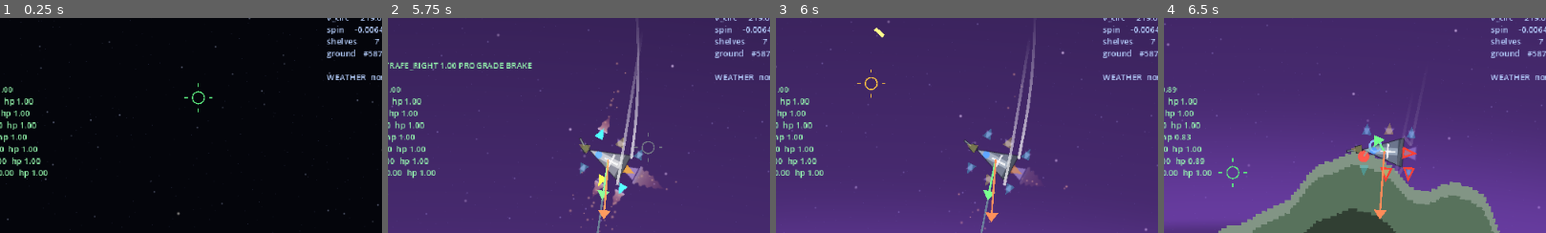
Above: before the commit, frames 1-4 (left to right).
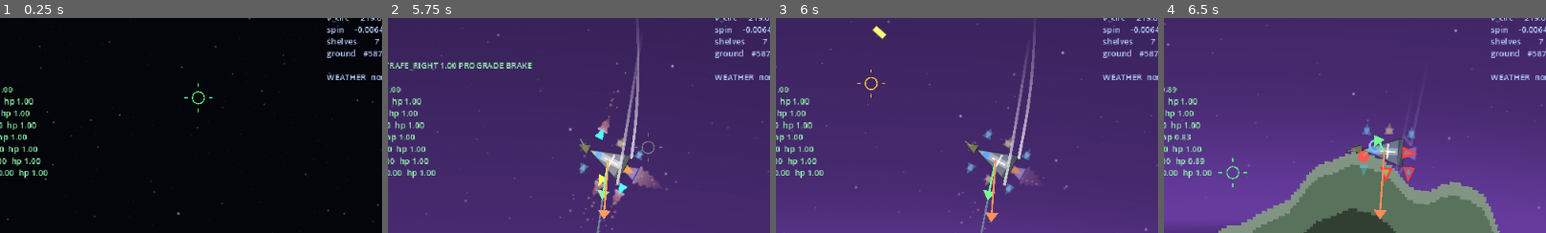
Above: after the commit, the same moments.

Repository: wroniasty/stardust
Game: Godot game, scene res://scenes/world.tscn
Same seed, same stepped clock (60 frames per second), same inputs: the game is played once before the commit and once after it.
Inputs (mouse positions are % of the whole screen's width and height, from its top left):
- Up to frame 1 (0.25 s): no input
- Up to frame 2 (5.75 s): tap Enter (ui_accept) at 0.5, 0.77, 3.77 s; move the mouse to (72, 45) at 0.52 s; hold D (rotate_right) 0.53-1.25 s; hold B (boost) 0.53-1.25 s; click (72, 45) at 0.67 s; drag from (30, 55) to (45, 70) at 1.27 s; move the mouse to (60, 28) at 2.02 s; hold D (rotate_right) 2.03-2.75 s; tap Left (camera_rotate_left) at 2.1 s; drag from (45, 70) to (20, 35) at 2.77 s; move the mouse to (80, 65) at 3.52 s; hold A (rotate_left) 3.53-4.25 s; hold = (camera_zoom_in) 3.53-4.25 s; drag from (20, 35) to (35, 25) at 4.27 s; move the mouse to (55, 50) at 5.02 s; hold Z (brake) from 5.03 s (still down); hold Home (hold_prograde) from 5.03 s (still down); click (55, 50) at 5.17 s
- Up to frame 3 (6 s): release Z (brake) at 5.75 s; release Home (hold_prograde) at 5.75 s; drag from (35, 25) to (30, 55) at 5.77 s
- Up to frame 4 (6.5 s): no input
The pictures show only the part of the screen within x 21-71%, y 19-69%; the shares and areas given below are measured in that part.

Frames 1-2 are identical in both runs. In frame 3, 0.1% of the frame differs, in the area x 25-29%, y 3-10%; in frame 4, nothing differs.

Commit message:
Crates, rounds and rockets stop being polygons
Three small objects, one pattern: a `StripSprite` where the `Polygon2D`
was, painted by a colour the game already holds rather than by a colour
baked into the file.

The crate is the textbook hybrid ASSETLIST describes. Its silhouette never
changes, so it is a sprite; its colour is `rarity_color_of()`, which is the
one thing about a find that is readable from orbit, so it is a `modulate`.
One white box covers all five grades instead of five files, and the halo
behind it stays procedural because it is that same colour at a quarter
alpha and nothing else.

Rounds gained `tint` and `look_key`, both on the scene. `tint` is one field
doing two jobs on purpose: it paints the sprite and it colours the light
the round throws, so a glow can always be traced back to the thing casting
it. That used to be read off the body polygon's `color`, which worked right
up until the body stopped being a polygon.

`look_key` is a string naming a picture, which is exactly the kind of thing
that rots quietly, so the test walks the weapon catalogue rather than the
two scenes: every weapon in the game has to resolve to a picture, and a
scene nobody fires would pass a check written against the scenes.

The placeholder crate and missile are painted in greys now. A hue in the
file would be a second opinion about a colour the game computes.

Checked by eye as well: five crates in a row come out grey, silver, blue,
purple and gold without a single colour appearing in any PNG.

921 assertions pass.

Co-Authored-By: Claude Opus 5 <noreply@anthropic.com>

Diff:
--- a/scenes/loot_crate.tscn
+++ b/scenes/loot_crate.tscn
@@ -1,6 +1,7 @@
-[gd_scene load_steps=3 format=3]
+[gd_scene load_steps=4 format=3]
 
 [ext_resource type="Script" path="res://scripts/loot_crate.gd" id="1_crate"]
+[ext_resource type="Script" path="res://scripts/fx/strip_sprite.gd" id="2_strip"]
 
 [sub_resource type="CircleShape2D" id="CircleShape2D_pickup"]
 radius = 18.0
@@ -13,9 +14,8 @@
 color = Color(0.62, 0.64, 0.66, 0.25)
 polygon = PackedVector2Array(-11, -11, 11, -11, 11, 11, -11, 11)
 
-[node name="Body" type="Polygon2D" parent="."]
-color = Color(0.62, 0.64, 0.66, 1)
-polygon = PackedVector2Array(-6, -6, 6, -6, 6, 6, -6, 6)
+[node name="Body" type="Sprite2D" parent="."]
+script = ExtResource("2_strip")
 
 [node name="Pickup" type="CollisionShape2D" parent="."]
 shape = SubResource("CircleShape2D_pickup")
--- a/scenes/missile.tscn
+++ b/scenes/missile.tscn
@@ -1,6 +1,7 @@
-[gd_scene load_steps=3 format=3]
+[gd_scene load_steps=4 format=3]
 
 [ext_resource type="Script" path="res://scripts/missile.gd" id="1_missile"]
+[ext_resource type="Script" path="res://scripts/fx/strip_sprite.gd" id="2_strip"]
 
 [sub_resource type="CircleShape2D" id="CircleShape2D_missile"]
 radius = 2.5
@@ -10,14 +11,11 @@
 collision_mask = 1
 monitorable = false
 script = ExtResource("1_missile")
+tint = Color(1, 0.62, 0.35, 1)
+look_key = &"missile"
 
-[node name="Body" type="Polygon2D" parent="."]
-color = Color(1, 0.62, 0.35, 1)
-polygon = PackedVector2Array(-1.5, -4, 1.5, -4, 1.5, 4, -1.5, 4)
-
-[node name="Fin" type="Polygon2D" parent="."]
-color = Color(0.75, 0.78, 0.85, 1)
-polygon = PackedVector2Array(-3, 2, 3, 2, 1.5, 5, -1.5, 5)
+[node name="Body" type="Sprite2D" parent="."]
+script = ExtResource("2_strip")
 
 [node name="Shape" type="CollisionShape2D" parent="."]
 shape = SubResource("CircleShape2D_missile")
--- a/scenes/projectile.tscn
+++ b/scenes/projectile.tscn
@@ -1,6 +1,7 @@
-[gd_scene load_steps=3 format=3]
+[gd_scene load_steps=4 format=3]
 
 [ext_resource type="Script" path="res://scripts/projectile.gd" id="1_projectile"]
+[ext_resource type="Script" path="res://scripts/fx/strip_sprite.gd" id="2_strip"]
 
 [sub_resource type="CircleShape2D" id="CircleShape2D_round"]
 radius = 2.0
@@ -11,9 +12,8 @@
 monitorable = false
 script = ExtResource("1_projectile")
 
-[node name="Body" type="Polygon2D" parent="."]
-color = Color(1, 0.86, 0.45, 1)
-polygon = PackedVector2Array(-1, -3, 1, -3, 1, 3, -1, 3)
+[node name="Body" type="Sprite2D" parent="."]
+script = ExtResource("2_strip")
 
 [node name="Shape" type="CollisionShape2D" parent="."]
 shape = SubResource("CircleShape2D_round")
--- a/scripts/loot_crate.gd
+++ b/scripts/loot_crate.gd
@@ -88,7 +88,13 @@
 		# rendered frame, which is more often than physics.
 		set_process(grace > 0.0)
 
-@onready var _body: Polygon2D = $Body
+## The box itself, and the halo of its grade behind it.
+##
+## The textbook hybrid from ASSETLIST.md: the silhouette is fixed, so it is
+## a sprite, and the colour is a datum the game already holds, so it is a
+## `modulate` rather than five files. The halo stays procedural for the same
+## reason -- it is the rarity colour at a quarter alpha and nothing else.
+@onready var _body: StripSprite = $Body
 @onready var _glow: Polygon2D = $Glow
 
 
@@ -103,6 +109,7 @@
 	var ground: Planet = get_parent() as Planet
 	if ground != null:
 		ground.carved.connect(_on_ground_carved)
+	_body.show_strip(Projectile.looks().pick(null, &"crate"))
 	_paint()
 
 
@@ -146,7 +153,7 @@
 	if _body == null:
 		return
 	var colour: Color = RARITY_COLORS[clampi(rarity(), 0, RARITY_COLORS.size() - 1)]
-	_body.color = colour
+	_body.self_modulate = colour
 	_glow.color = Color(colour.r, colour.g, colour.b, 0.25)
 
 
--- a/scripts/projectile.gd
+++ b/scripts/projectile.gd
@@ -95,6 +95,34 @@
 const GLOW_REACH: float = 55.0
 const GLOW_STRENGTH: float = 0.6
 
+## What this round is painted, and the colour of the light it throws.
+##
+## One field for both, because a glow should always be traceable to the
+## thing casting it. It used to be read off the body polygon's colour,
+## which worked right up until the body stopped being a polygon.
+@export var tint: Color = Color(1.0, 0.86, 0.45)
+
+## Which picture in `round.tres` this round wears. On the scene rather than
+## in code, because what a round looks like is the scene's business -- and a
+## test checks that every key here resolves to something.
+@export var look_key: StringName = &"slug"
+
+const ROUND_LOOKS: String = "res://resources/fx/looks/round.tres"
+
+static var _looks: LookTable = null
+
+
+## The table every round reads its picture from, loaded once.
+##
+## Cached rather than loaded per spawn. `load()` hits the resource cache
+## after the first call and would probably be fine, but a round costs about
+## seven microseconds and a dictionary lookup in the loader is a real share
+## of that -- measured once already, and not worth measuring again.
+static func looks() -> LookTable:
+	if _looks == null:
+		_looks = load(ROUND_LOOKS) as LookTable
+	return _looks
+
 
 func _ready() -> void:
 	# Resolved once: a projectile lives for a few seconds and never outlives
@@ -103,10 +131,11 @@
 	body_entered.connect(_on_body_entered)
 	# The round's own colour, so a glow always belongs to the thing that
 	# is casting it rather than to a palette nobody can trace back.
-	var body: Polygon2D = get_node_or_null("Body") as Polygon2D
-	add_child(GlowLight.make(
-		body.color if body != null else Color.WHITE, GLOW_REACH, GLOW_STRENGTH
-	))
+	var body: StripSprite = get_node_or_null("Body") as StripSprite
+	if body != null:
+		body.show_strip(looks().pick(null, look_key))
+		body.self_modulate = tint
+	add_child(GlowLight.make(tint, GLOW_REACH, GLOW_STRENGTH))
 
 
 func _physics_process(delta: float) -> void:
--- a/tools/make_placeholders.gd
+++ b/tools/make_placeholders.gd
@@ -36,6 +36,13 @@
 const FLAME: Color = Color(1.00, 0.72, 0.42)
 const EMBER: Color = Color(1.00, 0.44, 0.16)
 const PAPER: Color = Color(1.00, 1.00, 1.00, 1.00) ## icons, before modulate
+
+## Crates and rounds are painted in greys, because what colours them is a
+## fact the game already holds: a crate is painted by what is inside it and
+## a round by the gun that fired it. A hue baked into the file would be a
+## second opinion about both.
+const SHELL: Color = Color(0.92, 0.94, 0.97)
+const SHELL_DARK: Color = Color(0.45, 0.47, 0.52)
 
 ## Texels of empty space round every sprite. The rule and the reason for it
 ## live on Art, because the skin has to know it too.
@@ -519,16 +526,16 @@
 		Vector2(float(body) - 2.0, float(missile.get_height()) - 2.0),
 		Vector2(2.0, float(missile.get_height()) - 2.0),
 		Vector2(2.0, 8.0),
-	]), METAL)
-	_box(missile, Rect2i(0, missile.get_height() - 10, 3, 8), SHADOW)
-	_box(missile, Rect2i(body - 3, missile.get_height() - 10, 3, 8), SHADOW)
+	]), SHELL)
+	_box(missile, Rect2i(0, missile.get_height() - 10, 3, 8), SHELL_DARK)
+	_box(missile, Rect2i(body - 3, missile.get_height() - 10, 3, 8), SHELL_DARK)
 	_border(missile, EDGE)
 	_save(missile, "%s/rounds/missile.png" % Art.WORLD_DIR)
 
 	var crate: Image = _blank(12 * Art.FACTOR + 2, 12 * Art.FACTOR + 2)
-	_box(crate, Rect2i(1, 1, crate.get_width() - 2, crate.get_height() - 2), METAL)
+	_box(crate, Rect2i(1, 1, crate.get_width() - 2, crate.get_height() - 2), SHELL)
 	_box(crate, Rect2i(1, crate.get_height() / 2 - 2, crate.get_width() - 2, 4),
-		SHADOW)
+		SHELL_DARK)
 	_border(crate, EDGE)
 	_save(crate, "%s/rounds/crate.png" % Art.WORLD_DIR)
 
--- a/tools/smoke_test.gd
+++ b/tools/smoke_test.gd
@@ -4656,7 +4656,7 @@
 	var glow: GlowLight = _first_glow(shot)
 	_expect(glow != null, "a round carries its own light")
 	_expect(
-		glow != null and glow.color.is_equal_approx((shot.get_node("Body") as Polygon2D).color),
+		glow != null and glow.color.is_equal_approx(shot.tint),
 		"in the colour of the round, so a glow can always be traced to what is casting it",
 	)
 	_expect(
@@ -5562,6 +5562,15 @@
 	_expect(
 		crate.rarity_color_of() == ModuleData.RARITY_COLORS[4],
 		"and painted the colour that grade is painted",
+	)
+	# Painted on the sprite rather than baked into five files. The crate is
+	# the textbook hybrid from ASSETLIST: a fixed silhouette carrying a
+	# colour the game already knows.
+	var box: StripSprite = crate.get_node("Body") as StripSprite
+	_expect(box != null and box.strip != null, "the crate wears the crate picture")
+	_expect(
+		box != null and box.self_modulate.is_equal_approx(crate.rarity_color_of()),
+		"and the picture is tinted by it, so one white sprite covers all five grades",
 	)
 
 	# The grades have to be told apart on screen, which is the whole job of
@@ -6770,6 +6779,36 @@
 
 	ship.free()
 
+	# What the guns throw is a sprite now as well. Walked over the weapon
+	# catalogue rather than over the two scenes, because what has to hold is
+	# that every weapon in the game resolves to a picture -- a scene nobody
+	# fires would pass a check written against the scenes.
+	var unpainted: int = 0
+	var untinted: int = 0
+	var rounds: int = 0
+	for path: String in LootGenerator.WEAPON_BASES:
+		var weapon: WeaponData = load(path) as WeaponData
+		if weapon.projectile_scene == null:
+			continue
+		var shot: Projectile = weapon.projectile_scene.instantiate() as Projectile
+		root.add_child(shot)
+		rounds += 1
+		var body: StripSprite = shot.get_node_or_null("Body") as StripSprite
+		if body == null or body.strip == null:
+			unpainted += 1
+			print("    %s throws an unpainted round (%s)" % [
+				weapon.display_name, shot.look_key,
+			])
+		elif not body.self_modulate.is_equal_approx(shot.tint):
+			untinted += 1
+		shot.free()
+	_expect(rounds > 0, "the weapon catalogue throws things (%d kinds)" % rounds)
+	_expect(unpainted == 0, "and every one of them resolves to a picture")
+	_expect(
+		untinted == 0,
+		"each painted its own tint, which is also the colour of the light it throws",
+	)
+
 
 ## Every StripSprite the skin built.
 func _strip_sprites(skin: ShipSkin) -> Array[StripSprite]:
Binary file changed: assets/art/world/rounds/crate.png
Binary file changed: assets/art/world/rounds/missile.png
